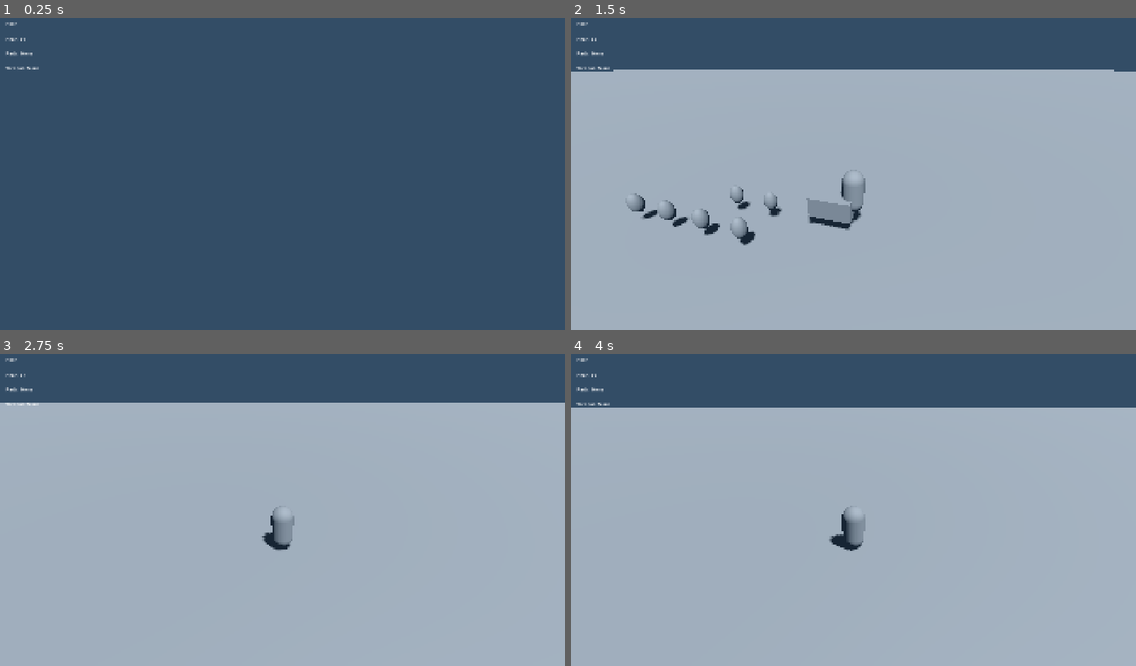
Above: before the commit, frames 1-4 (two rows, left to right).
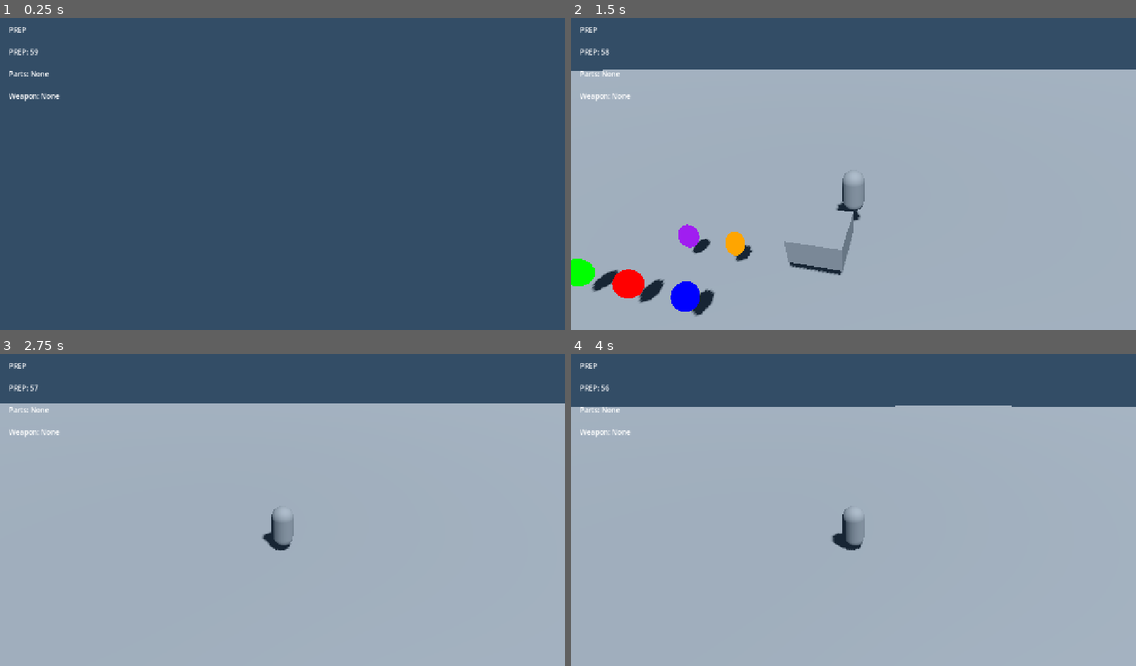
Above: after the commit, the same moments.

Repository: Supanose/Punchchamp
Game: Godot game, scene res://scenes/Main.tscn
Same seed, same stepped clock (60 frames per second), same inputs: the game is played once before the commit and once after it.
Inputs (mouse positions are in pixels of both pictures, inside the frame that each line leads up to):
- Up to frame 1 (0.25 s): no input
- Up to frame 2 (1.5 s): tap Enter (ui_accept) at 0.5 s; move the mouse to (881, 170) at 0.52 s; hold Shift (sprint) 0.53-1.28 s; hold W (move_forward) from 0.53 s (still down); tap Space (jump) at 0.77, 0.8, 1.07, 1.35 s; move the mouse to (825, 174) at 1.27 s
- Up to frame 3 (2.75 s): keep holding W (move_forward); tap Space (jump) at 1.52, 1.82, 2.3 s; tap Shift (sprint) at 1.55 s; move the mouse to (293, 500) at 2.02 s; hold E (interact) from 2.03 s (still down)
- Up to frame 4 (4 s): keep holding W (move_forward); move the mouse to (847, 513) at 2.77 s; release E (interact) at 2.78 s; tap Shift (sprint) at 2.85 s; tap Space (jump) at 3.02, 3.32, 3.77, 3.8 s; move the mouse to (893, 510) at 3.52 s; hold Shift (sprint) from 3.53 s (still down)

The runs differ from the first frame. In frame 1, 0.4% of the frame differs, in the area x 0-11%, y 1-27%; in frame 2, 5.1%, in the area x 0-100%, y 1-96%; in frame 3, 0.7%; in frame 4, 0.8%.
Error before the commit: Parse Error: Could not find type "Player" in the current scope. (res://scripts/PartPickup.gd:69)

Commit message:
Milestone 3: pickups & crafting
Implements pickup items, workbench crafting flow, and gameplay tuning.

Diff:
--- a/game/project.godot
+++ b/game/project.godot
@@ -18,9 +18,8 @@
 
 [display]
 
-window/size/viewport_width=1920
-window/size/viewport_height=1080
-window/size/mode=2
+window/size/viewport_width=1280
+window/size/viewport_height=720
 window/stretch/mode="canvas_items"
 
 [input]
--- a/game/scenes/Main.tscn
+++ b/game/scenes/Main.tscn
@@ -61,57 +61,36 @@
 
 [node name="BladeCore1" parent="Pickups" instance=ExtResource("3_part_pickup")]
 transform = Transform3D(1, 0, 0, 0, 1, 0, 0, 0, 1, -5, 1, -5)
-script = null
-
-[node name="BladeCore1" type="PartPickup" parent="Pickups/BladeCore1"]
 part_type = 0
 core_type = 0
 
 [node name="HammerCore1" parent="Pickups" instance=ExtResource("3_part_pickup")]
 transform = Transform3D(1, 0, 0, 0, 1, 0, 0, 0, 1, -3, 1, -5)
-script = null
-
-[node name="HammerCore1" type="PartPickup" parent="Pickups/HammerCore1"]
 part_type = 0
 core_type = 1
 
 [node name="ShortHandle1" parent="Pickups" instance=ExtResource("3_part_pickup")]
 transform = Transform3D(1, 0, 0, 0, 1, 0, 0, 0, 1, -7, 1, -5)
-script = null
-
-[node name="ShortHandle1" type="PartPickup" parent="Pickups/ShortHandle1"]
 part_type = 1
 handle_type = 0
 
 [node name="LongHandle1" parent="Pickups" instance=ExtResource("3_part_pickup")]
 transform = Transform3D(1, 0, 0, 0, 1, 0, 0, 0, 1, -9, 1, -5)
-script = null
-
-[node name="LongHandle1" type="PartPickup" parent="Pickups/LongHandle1"]
 part_type = 1
 handle_type = 1
 
 [node name="WeightMod1" parent="Pickups" instance=ExtResource("3_part_pickup")]
 transform = Transform3D(1, 0, 0, 0, 1, 0, 0, 0, 1, -5, 1, -7)
-script = null
-
-[node name="WeightMod1" type="PartPickup" parent="Pickups/WeightMod1"]
 part_type = 2
 mod_type = 0
 
 [node name="SpikesMod1" parent="Pickups" instance=ExtResource("3_part_pickup")]
 transform = Transform3D(1, 0, 0, 0, 1, 0, 0, 0, 1, -3, 1, -7)
-script = null
-
-[node name="SpikesMod1" type="PartPickup" parent="Pickups/SpikesMod1"]
 part_type = 2
 mod_type = 1
 
 [node name="Workbench1" parent="." instance=ExtResource("4_workbench")]
 transform = Transform3D(1, 0, 0, 0, 1, 0, 0, 0, 1, 0, 1, -8)
-script = null
-
-[node name="Workbench1" type="Workbench" parent="Workbench1"]
 add_to_group = "workbench"
 
 [node name="UI" type="CanvasLayer" parent="."]
--- a/game/scenes/Workbench.tscn
+++ b/game/scenes/Workbench.tscn
@@ -1,15 +1,20 @@
-[gd_scene load_steps=3 format=3 uid="uid://workbench"]
+[gd_scene load_steps=4 format=3 uid="uid://workbench"]
 
 [ext_resource type="Script" path="res://scripts/Workbench.gd" id="1_workbench"]
 
 [sub_resource type="BoxMesh" id="BoxMesh_1x8yv"]
 size = Vector3(2, 1, 2)
 
+[sub_resource type="BoxShape3D" id="BoxShape3D_1x8yv"]
+size = Vector3(4, 2, 4)
+
 [node name="Workbench" type="Area3D"]
 script = ExtResource("1_workbench")
+collision_layer = 2
+collision_mask = 1
 
 [node name="CollisionShape3D" type="CollisionShape3D" parent="."]
-shape = SubResource("BoxMesh_1x8yv")
+shape = SubResource("BoxShape3D_1x8yv")
 
 [node name="MeshInstance3D" type="MeshInstance3D" parent="."]
 mesh = SubResource("BoxMesh_1x8yv")
--- a/game/scenes/pickups/PartPickup.tscn
+++ b/game/scenes/pickups/PartPickup.tscn
@@ -1,15 +1,20 @@
-[gd_scene load_steps=3 format=3 uid="uid://part_pickup"]
+[gd_scene load_steps=4 format=3 uid="uid://part_pickup"]
 
 [ext_resource type="Script" path="res://scripts/PartPickup.gd" id="1_part_pickup"]
 
 [sub_resource type="SphereMesh" id="SphereMesh_1x8yv"]
 radius = 0.3
 
+[sub_resource type="SphereShape3D" id="SphereShape3D_1x8yv"]
+radius = 0.3
+
 [node name="PartPickup" type="Area3D"]
 script = ExtResource("1_part_pickup")
+collision_layer = 2
+collision_mask = 1
 
 [node name="CollisionShape3D" type="CollisionShape3D" parent="."]
-shape = SubResource("SphereMesh_1x8yv")
+shape = SubResource("SphereShape3D_1x8yv")
 
 [node name="MeshInstance3D" type="MeshInstance3D" parent="."]
 mesh = SubResource("SphereMesh_1x8yv")
--- a/game/scripts/GameMode.gd
+++ b/game/scripts/GameMode.gd
@@ -50,8 +50,10 @@
 func _update_ui():
 	var player = get_node("../Player")
 	if player:
-		parts_label.text = "Parts: %s" % player.get_parts_display()
-		weapon_label.text = "Weapon: %s" % player.get_weapon_display()
+		var parts_display = player.get_parts_display()
+		var weapon_display = player.get_weapon_display()
+		parts_label.text = "Parts: %s" % parts_display
+		weapon_label.text = "Weapon: %s" % weapon_display
 
 func enter_prep_state():
 	current_state = RoundState.PREP
--- a/game/scripts/PartPickup.gd
+++ b/game/scripts/PartPickup.gd
@@ -41,6 +41,7 @@
 func _update_visual():
 	# Simple color coding for different part types
 	var material = StandardMaterial3D.new()
+	material.flags_unshaded = true  # Make sure color is visible
 
 	match part_type:
 		PartType.CORE:
@@ -63,11 +64,13 @@
 					material.albedo_color = Color.ORANGE
 
 	mesh.material_override = material
+	mesh.set_surface_override_material(0, material)
 
 func _on_body_entered(body: Node):
 	if body.name == "Player" and can_pickup():
 		var player = body as Player
 		if player.try_pickup_part(self):
+			print("Picked up: ", get_part_name())
 			queue_free()
 
 func can_pickup() -> bool:
--- a/game/scripts/Player.gd
+++ b/game/scripts/Player.gd
@@ -1,11 +1,12 @@
 extends CharacterBody3D
-
-@export var move_speed: float = 8.0
-@export var sprint_multiplier: float = 1.8
-@export var acceleration: float = 20.0
-@export var deceleration: float = 25.0
+class_name Player
+
+@export var move_speed: float = 12.0
+@export var sprint_multiplier: float = 2.0
+@export var acceleration: float = 25.0
+@export var deceleration: float = 30.0
 @export var jump_velocity: float = 4.5
-@export var jump_burst_impulse: float = 8.0
+@export var jump_burst_impulse: float = 12.0
 @export var jump_burst_cooldown: float = 1.0
 @export var jump_burst_window: float = 0.25
 
@@ -27,9 +28,9 @@
 var camera_rotation: Vector2 = Vector2.ZERO
 
 # Parts system
-var core_part: PartPickup = null
-var handle_part: PartPickup = null
-var mod_part: PartPickup = null
+var core_part_data: Dictionary = {}
+var handle_part_data: Dictionary = {}
+var mod_part_data: Dictionary = {}
 var current_weapon: WeaponData = null
 var weapon_mesh: MeshInstance3D = null
 
@@ -61,11 +62,17 @@
 		_try_interact()
 
 func _try_interact():
+	print("Interact key pressed")
 	# Try to craft at nearby workbench
 	var workbenches = get_tree().get_nodes_in_group("workbench")
+	print("Found workbenches: ", workbenches.size())
+
 	for workbench in workbenches:
+		print("Checking workbench: ", workbench.name, " nearby_player: ", workbench.nearby_player)
 		if workbench.nearby_player == self:
-			workbench.try_craft()
+			print("Trying to craft at workbench")
+			var success = workbench.try_craft()
+			print("Craft result: ", success)
 			break
 
 func _physics_process(delta):
@@ -136,51 +143,72 @@
 func try_pickup_part(part: PartPickup) -> bool:
 	match part.part_type:
 		PartPickup.PartType.CORE:
-			if core_part == null:
-				core_part = part
+			if core_part_data.is_empty():
+				core_part_data = {
+					"name": part.get_part_name(),
+					"type": part.core_type,
+					"damage_mult": part.damage_mult,
+					"speed_mult": part.speed_mult,
+					"reach_add": part.reach_add,
+					"knockback_mult": part.knockback_mult
+				}
 				return true
 		PartPickup.PartType.HANDLE:
-			if handle_part == null:
-				handle_part = part
+			if handle_part_data.is_empty():
+				handle_part_data = {
+					"name": part.get_part_name(),
+					"type": part.handle_type,
+					"damage_mult": part.damage_mult,
+					"speed_mult": part.speed_mult,
+					"reach_add": part.reach_add,
+					"knockback_mult": part.knockback_mult
+				}
 				return true
 		PartPickup.PartType.MOD:
-			if mod_part == null:
-				mod_part = part
+			if mod_part_data.is_empty():
+				mod_part_data = {
+					"name": part.get_part_name(),
+					"type": part.mod_type,
+					"damage_mult": part.damage_mult,
+					"speed_mult": part.speed_mult,
+					"reach_add": part.reach_add,
+					"knockback_mult": part.knockback_mult
+				}
 				return true
 	return false
 
 func can_craft_weapon() -> bool:
-	return core_part != null and handle_part != null
+	return not core_part_data.is_empty() and not handle_part_data.is_empty()
 
 func craft_weapon():
 	if not can_craft_weapon():
 		return
 
 	# Create weapon data
-	var weapon_name = "%s+%s" % [core_part.get_part_name(), handle_part.get_part_name()]
-	if mod_part:
-		weapon_name += "+%s" % mod_part.get_part_name()
-
-	var damage = core_part.damage_mult * handle_part.damage_mult
-	var speed = core_part.speed_mult * handle_part.speed_mult
-	var reach = core_part.reach_add + handle_part.reach_add
-	var knockback = core_part.knockback_mult * handle_part.knockback_mult
-
-	if mod_part:
-		damage *= mod_part.damage_mult
-		speed *= mod_part.speed_mult
-		reach += mod_part.reach_add
-		knockback *= mod_part.knockback_mult
-
-	current_weapon = WeaponData.new(weapon_name, damage, speed, reach, knockback, core_part.core_type)
+	var weapon_name = "%s+%s" % [core_part_data["name"], handle_part_data["name"]]
+	if not mod_part_data.is_empty():
+		weapon_name += "+%s" % mod_part_data["name"]
+
+	var damage = core_part_data["damage_mult"] * handle_part_data["damage_mult"]
+	var speed = core_part_data["speed_mult"] * handle_part_data["speed_mult"]
+	var reach = core_part_data["reach_add"] + handle_part_data["reach_add"]
+	var knockback = core_part_data["knockback_mult"] * handle_part_data["knockback_mult"]
+
+	if not mod_part_data.is_empty():
+		damage *= mod_part_data["damage_mult"]
+		speed *= mod_part_data["speed_mult"]
+		reach += mod_part_data["reach_add"]
+		knockback *= mod_part_data["knockback_mult"]
+
+	current_weapon = WeaponData.new(weapon_name, damage, speed, reach, knockback, core_part_data["type"])
 
 	# Create weapon mesh
 	_equip_weapon_visual()
 
 	# Clear parts
-	core_part = null
-	handle_part = null
-	mod_part = null
+	core_part_data.clear()
+	handle_part_data.clear()
+	mod_part_data.clear()
 
 	print("Crafted weapon: %s" % weapon_name)
 
@@ -218,9 +246,9 @@
 	return mesh
 
 func reset_loadout():
-	core_part = null
-	handle_part = null
-	mod_part = null
+	core_part_data.clear()
+	handle_part_data.clear()
+	mod_part_data.clear()
 	current_weapon = null
 	if weapon_mesh:
 		weapon_mesh.queue_free()
@@ -228,9 +256,13 @@
 
 func get_parts_display() -> String:
 	var parts = []
-	if core_part: parts.append(core_part.get_part_name())
-	if handle_part: parts.append(handle_part.get_part_name())
-	if mod_part: parts.append(mod_part.get_part_name())
+	if not core_part_data.is_empty():
+		parts.append(core_part_data["name"])
+	if not handle_part_data.is_empty():
+		parts.append(handle_part_data["name"])
+	if not mod_part_data.is_empty():
+		parts.append(mod_part_data["name"])
+
 	return " | ".join(parts) if parts.size() > 0 else "None"
 
 func get_weapon_display() -> String:
--- a/game/scripts/Workbench.gd
+++ b/game/scripts/Workbench.gd
@@ -1,36 +1,50 @@
 extends Area3D
 class_name Workbench
 
-signal player_entered_workbench(player)
-signal player_exited_workbench(player)
+signal player_entered_workbench(player: Player)
+signal player_exited_workbench(player: Player)
 
-var nearby_player: Node = null
+var nearby_player: Player = null
 
 func _ready():
 	body_entered.connect(_on_body_entered)
 	body_exited.connect(_on_body_exited)
+	add_to_group("workbench")
+	print("Workbench ready and added to group")
 
 func _on_body_entered(body: Node):
+	print("Workbench: Body entered: ", body.name)
 	if body.name == "Player":
-		nearby_player = body
+		nearby_player = body as Player
+		print("Workbench: Player is now nearby")
 		player_entered_workbench.emit(nearby_player)
 
 func _on_body_exited(body: Node):
+	print("Workbench: Body exited: ", body.name)
 	if body.name == "Player" and nearby_player == body:
 		nearby_player = null
-		player_exited_workbench.emit(body)
+		print("Workbench: Player is no longer nearby")
+		player_exited_workbench.emit(body as Player)
 
 func can_craft() -> bool:
 	var game_mode = get_node("/root/Main/GameMode")
 	if game_mode:
-		return game_mode.current_state == game_mode.RoundState.PREP and nearby_player != null
+		var can_craft = game_mode.current_state == game_mode.RoundState.PREP and nearby_player != null
+		print("Workbench: Can craft? State: ", game_mode.current_state, " nearby: ", nearby_player != null, " result: ", can_craft)
+		return can_craft
+	print("Workbench: No game mode found")
 	return false
 
 func try_craft():
+	print("Workbench: try_craft called")
 	if not can_craft():
+		print("Workbench: Cannot craft - can_craft() returned false")
 		return false
 
 	if nearby_player and nearby_player.can_craft_weapon():
+		print("Workbench: Player can craft weapon")
 		nearby_player.craft_weapon()
 		return true
+	else:
+		print("Workbench: Player cannot craft weapon - missing parts")
 	return false
